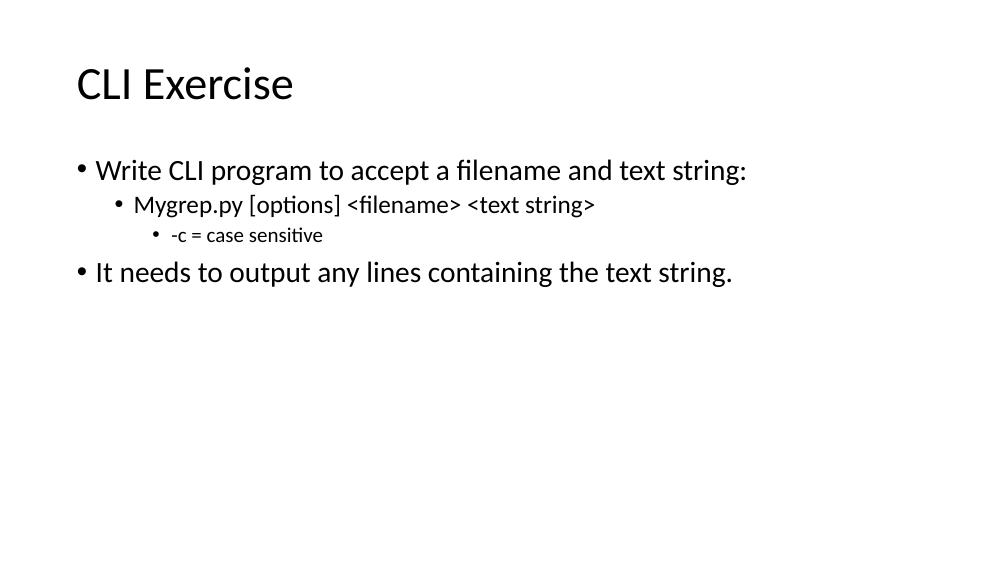
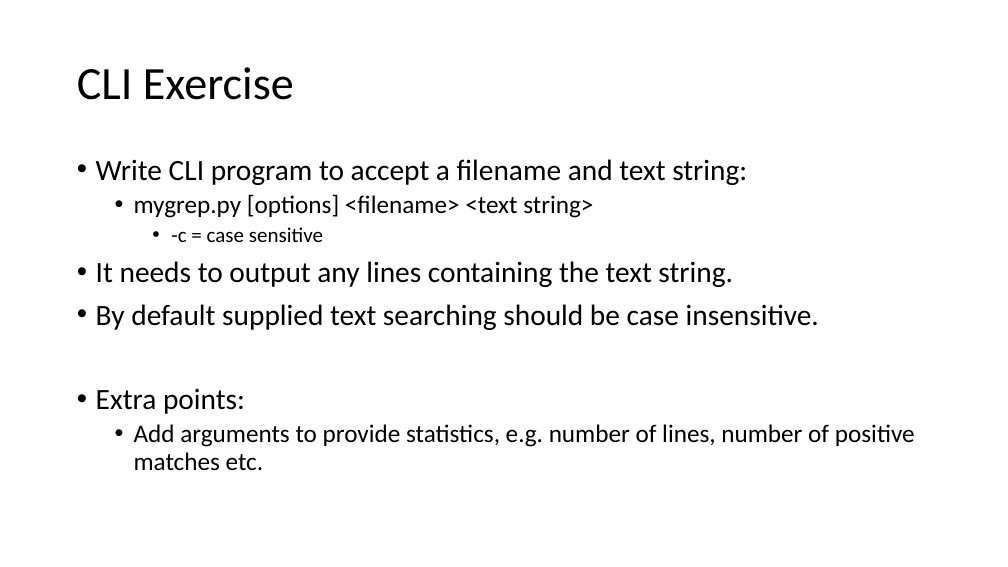
Before and after one commit to mrkbutty/PythonTutButty01, a slide deck: slide 29 of PyTut1_Intro.pptx (slide 26 before the commit). Drawn at 1008x567 pixels with LibreOffice and Linux fonts; fonts in the diff are those of the drawing. Boxes give left, top, right and bottom in pixels: in the first picture for what was removed or moved away, otherwise in the second. Text is boxed around its words. In the diff, an @@ line names an element or a change of style, - is before the commit and + after.

```diff
--- a/PyTut1_Intro.pptx
+++ b/PyTut1_Intro.pptx
@@ text at [134, 194, 593, 218]: text changed @@
-  • Mygrep.py [options] <filename> <text string>
+  • mygrep.py [options] <filename> <text string>
@@ text at [96, 304, 915, 471]: paragraphs added @@
+• By default supplied text searching should be case insensitive.
+• Extra points:
+  • Add arguments to provide statistics, e.g. number of lines, number of positive matches etc.
```
Also in this commit, not shown: 15 other slides changed, 6 slides added, 3 slides removed, 2 other files.
